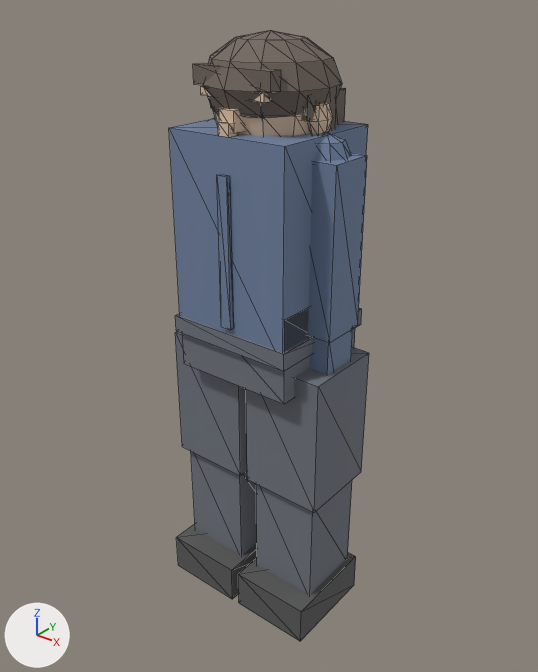
Renders of the glTF model ClientWeb/src/assets/models/characters/char_u_young.glb from each side of a commit.
Rendered twice from a camera (50 mm lens) standing at (0.1211, -0.1515, 0.1827) and looking at (-0.0009, 0.001, 0.0881). Lighting does not change. The marker at lower left points along +X, +Y and +Z. The first picture is the older version. Mesh edges are drawn as thin lines. Where no turn or scale is listed for an object, it has been applied to the vertices.

In view in the first picture: 'CharacterMesh'.
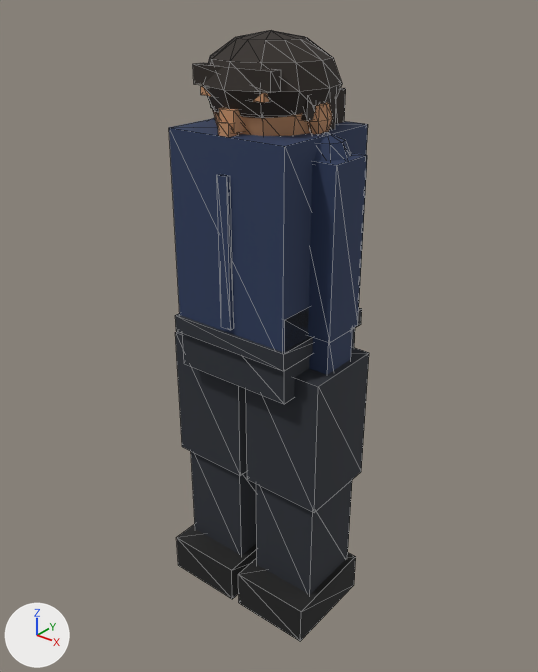
Edits to the scene script, one JSON object a line:
```json
{"op": "set", "path": "mat_pedestrianhead.base_color", "old": "(0.769, 0.565, 0.408)", "new": "(0.552, 0.279, 0.138)", "note": "beige #e3c6ab -> orange #c49068"}
{"op": "set", "path": "mat_pedestrianhair.base_color", "old": "(0.165, 0.133, 0.11)", "new": "(0.0232, 0.016, 0.0116)", "note": "brown #71665d -> black #2a221c"}
{"op": "set", "path": "mat_pedestrianbody.base_color", "old": "(0.165, 0.227, 0.361)", "new": "(0.0232, 0.0423, 0.107)", "note": "blue #7183a2 -> dark blue #2a3a5c"}
{"op": "set", "path": "mat_pedestrianpants.base_color", "old": "(0.165, 0.18, 0.212)", "new": "(0.0232, 0.0273, 0.0369)", "note": "grey #71767f -> dark grey #2a2e36"}
{"op": "set", "path": "mat_pedestrianshoes.base_color", "old": "(0.102, 0.102, 0.102)", "new": "(0.0103, 0.0103, 0.0103)", "note": "dark grey #5a5a5a -> black #1a1a1a"}
```

Changed parts and their boxes (x1, y1, x2, y2) in the pictures (538 x 672 px):
```json
{"object": "CharacterMesh", "change": "recoloured", "before": [169, 30, 369, 641], "after": [169, 30, 369, 641], "on screen": "darker"}
```
